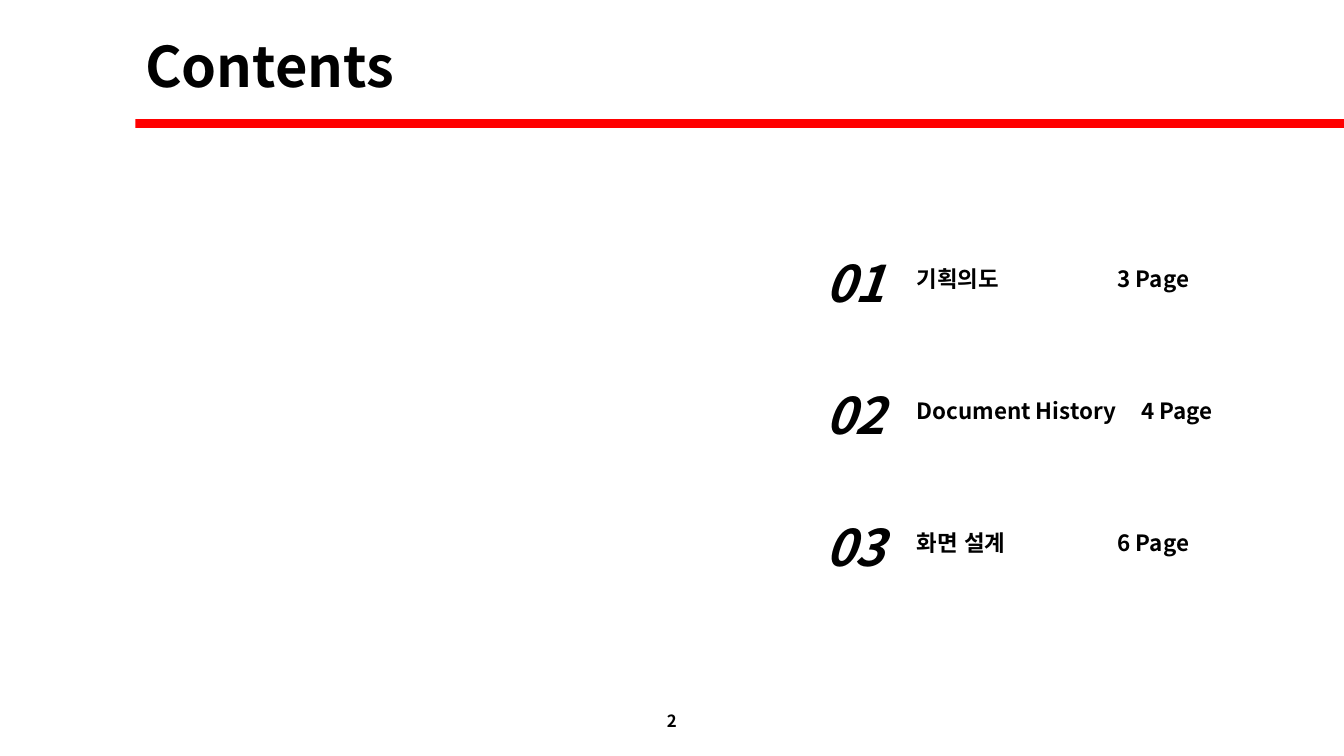
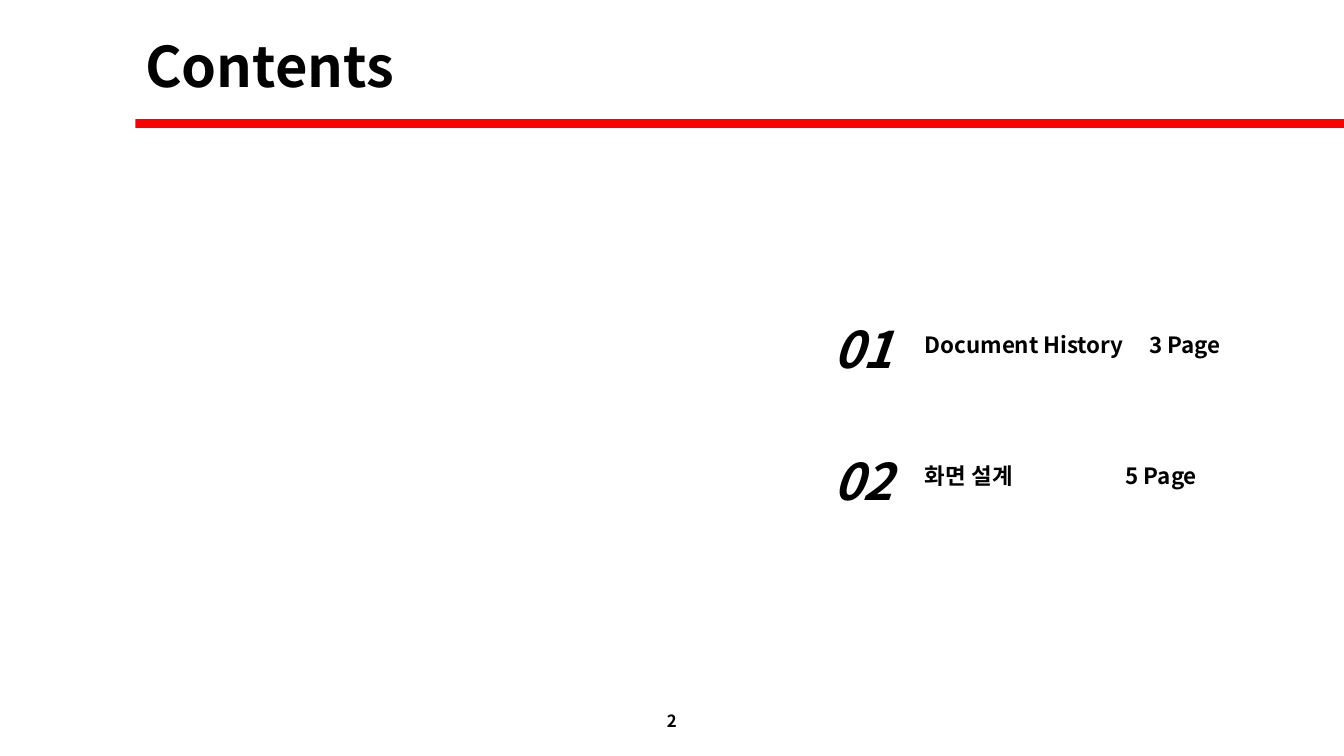
Before and after one commit to David-Ha-1217/Publisher_Portfolio, a slide deck: slide 2 of Documents/화면설계서.pptx. Drawn at 1344x756 pixels with LibreOffice and Linux fonts; fonts in the diff are those of the drawing. Boxes give left, top, right and bottom in pixels: in the first picture for what was removed or moved away, otherwise in the second. Text is boxed around its words. In the diff, an @@ line names an element or a change of style, - is before the commit and + after.

```diff
--- a/Documents/화면설계서.pptx
+++ b/Documents/화면설계서.pptx
@@ text removed at <box>917,268,1189,292</box> @@
-기획의도 3 Page
@@ text "01": place and size @@
-text "01" at <box>825,264,884,303</box>
+text "01" at <box>833,330,892,369</box>
@@ text at <box>925,335,1220,358</box>: text changed @@
-Document History 4 Page
+Document History 3 Page
@@ text "02": place and size @@
-text "02" at <box>825,396,884,435</box>
+text "02" at <box>833,462,892,501</box>
@@ text at <box>925,465,1197,490</box>: text changed @@
-화면 설계 6 Page
+화면 설계 5 Page
@@ text removed at <box>825,528,884,567</box> @@
-03
```
Also in this commit, not shown: 1 slide removed, 8 other files.
